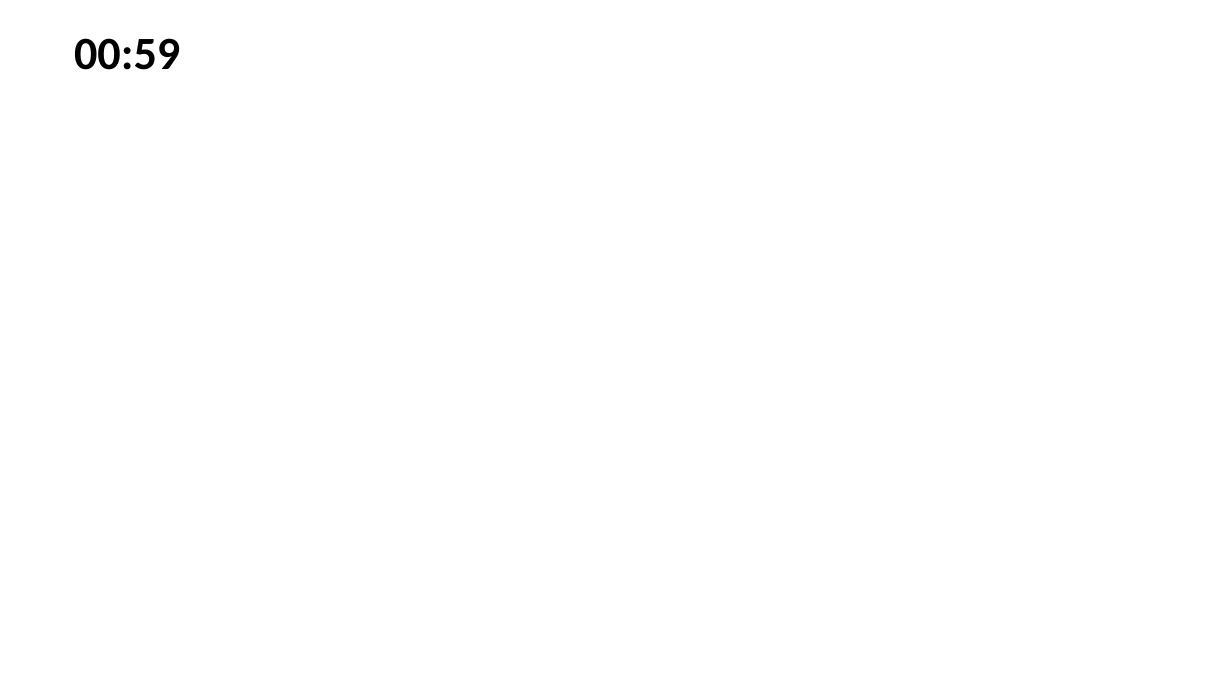
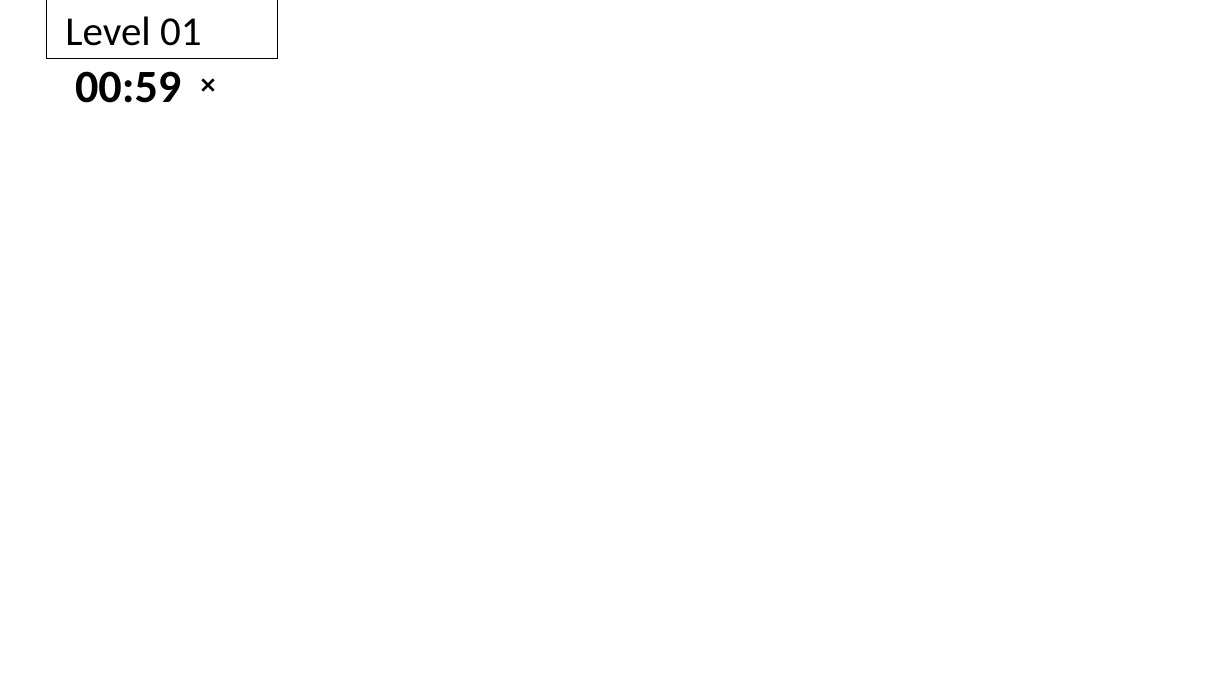
Before and after one commit to Hyunjin-beep/--where-is-wally, a slide deck: slide 6 of plan/Where’s Wally.pptx. Drawn at 1232x693 pixels with LibreOffice and Linux fonts; fonts in the diff are those of the drawing; background and template pictures are left out. Boxes give left, top, right and bottom in pixels: in the first picture for what was removed or moved away, otherwise in the second. Text is boxed around its words. In the diff, an @@ line names an element or a change of style, - is before the commit and + after.

```diff
--- a/plan/Where’s Wally.pptx
+++ b/plan/Where’s Wally.pptx
@@ rectangle added at box(47, 0, 277, 58), outline #000000 0.75 pt, 32 pt, text #000000 @@
+Level 01
@@ text "00:59": place and size @@
-text "00:59" at box(74, 38, 180, 70)
+text "00:59" at box(75, 71, 181, 103)
@@ text added at box(191, 66, 269, 103), 18 pt, text #000000 @@
+❌
```
Also in this commit, not shown: 3 other files.
